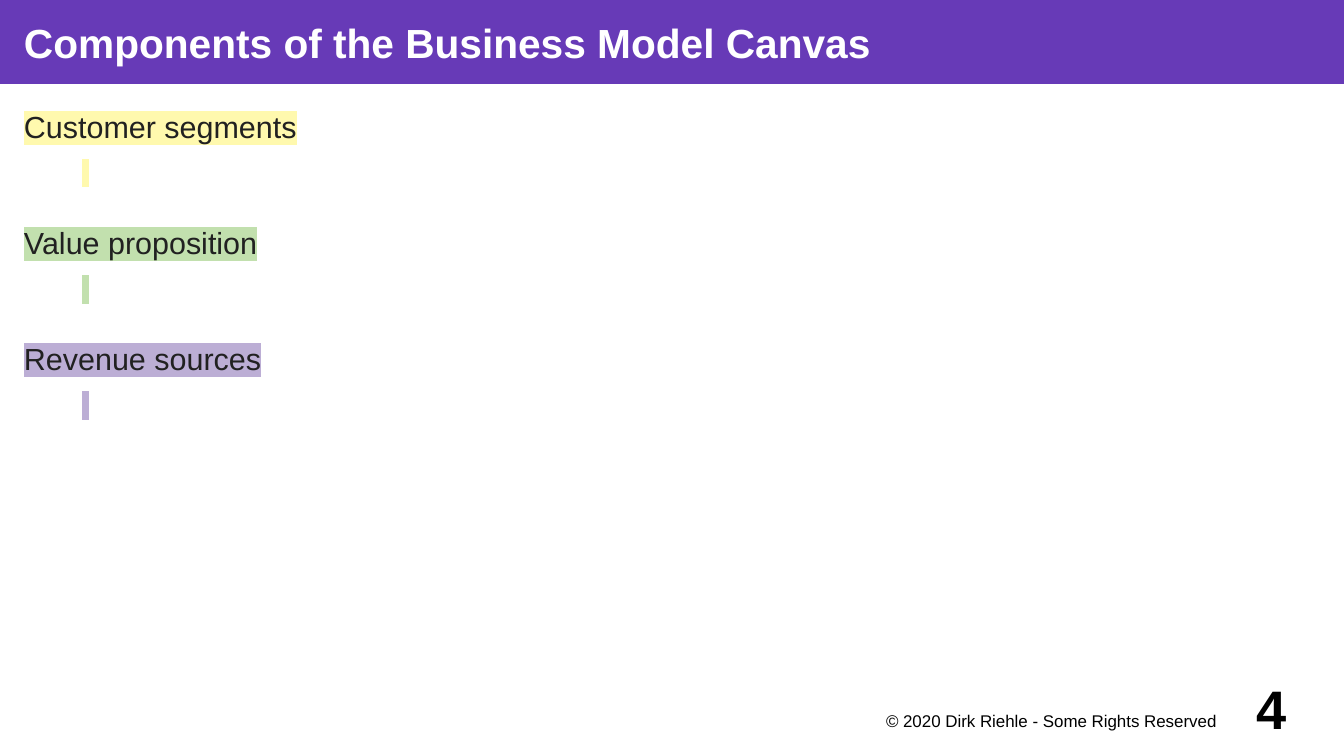
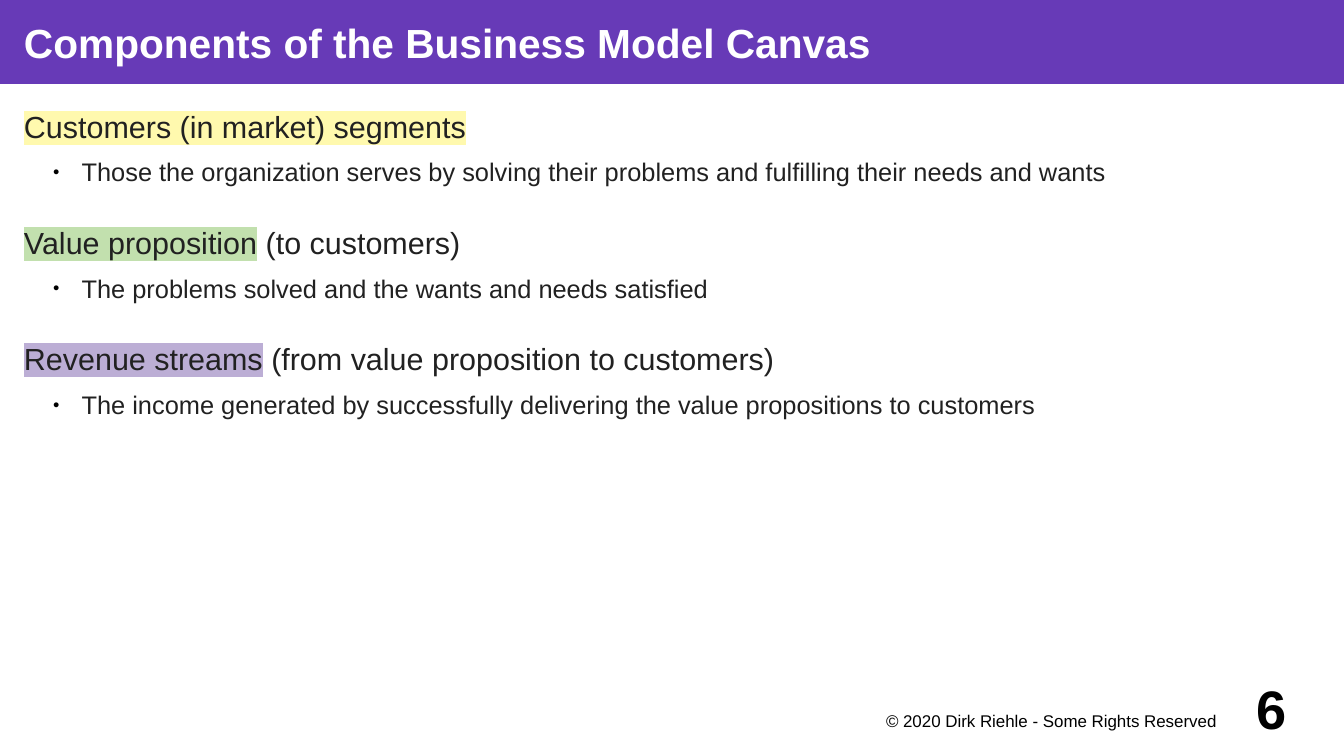
Before and after one commit to dirkriehle/coss-course, a slide deck: slide 6 of Lecture slides/COSS A03 - The Business Model Canvas.odp (slide 4 before the commit). Drawn at 1344x756 pixels with LibreOffice and Linux fonts; fonts in the diff are those of the drawing. Boxes give left, top, right and bottom in pixels: in the first picture for what was removed or moved away, otherwise in the second. Text is boxed around its words. In the diff, an @@ line names an element or a change of style, - is before the commit and + after.

```diff
--- a/Lecture slides/COSS A03 - The Business Model Canvas.odp
+++ b/Lecture slides/COSS A03 - The Business Model Canvas.odp
@@ text at (x1=24, y1=116, x2=1105, y2=419): text changed; size 18 to 15 pt @@
-1. Customer segments
-2. Value proposition
-3. Revenue sources
+1. Customers (in market) segments
+  ● Those the organization serves by solving their problems and fulfilling their needs and wants
+2. Value proposition (to customers)
+  ● The problems solved and the wants and needs satisfied
+3. Revenue streams (from value proposition to customers)
+  ● The income generated by successfully delivering the value propositions to customers
@@ page number at (x1=1257, y1=691, x2=1287, y2=730): text changed @@
-4
+6
```
Also in this commit, not shown: 4 other slides changed, 2 slides added, 28 other files.
